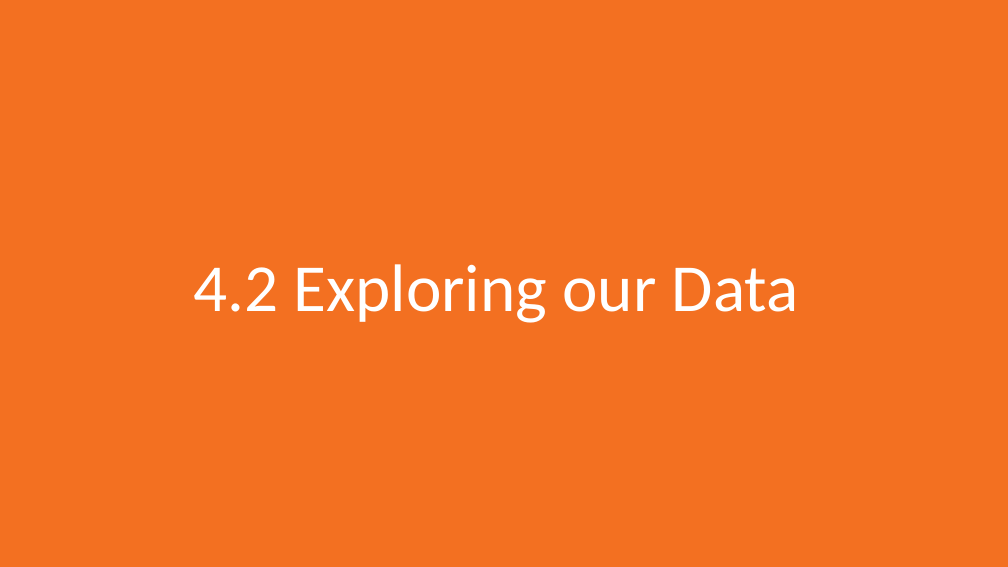
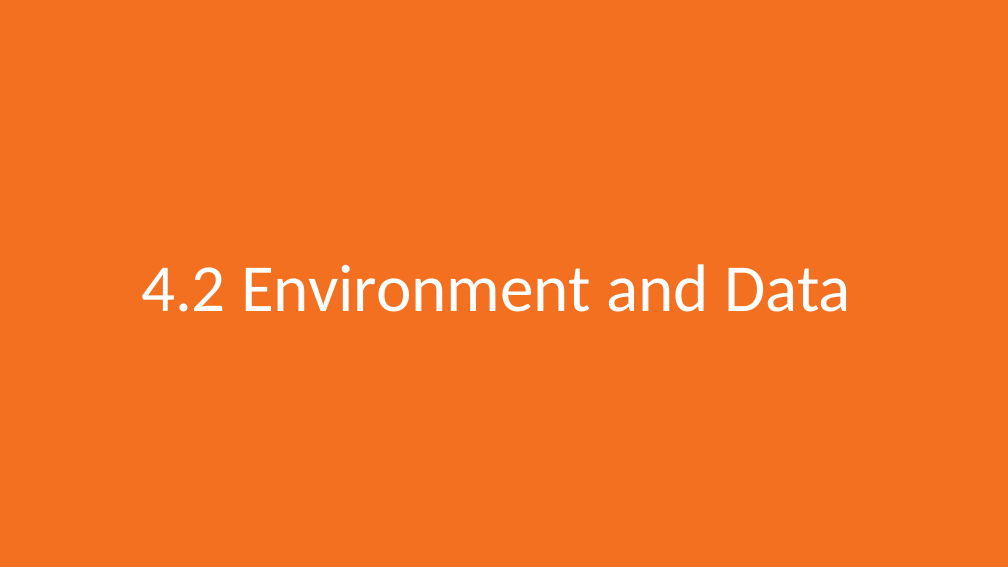
Before and after one commit to markstrefford/1.-Learning-Python-AI-by-Example, a slide deck: slide 8 of 4. Predicting the steering angle of a car/Slides/4.1.pptx. Drawn at 1008x567 pixels with LibreOffice and Linux fonts; fonts in the diff are those of the drawing. Boxes give left, top, right and bottom in pixels: in the first picture for what was removed or moved away, otherwise in the second. Text is boxed around its words. In the diff, an @@ line names an element or a change of style, - is before the commit and + after.

```diff
--- a/4. Predicting the steering angle of a car/Slides/4.1.pptx
+++ b/4. Predicting the steering angle of a car/Slides/4.1.pptx
@@ title at box(141, 264, 851, 312): text changed @@
-4.2 Exploring our Data
+4.2 Environment and Data
```
Also in this commit, not shown: 2 other slides changed, 8 slides added.
